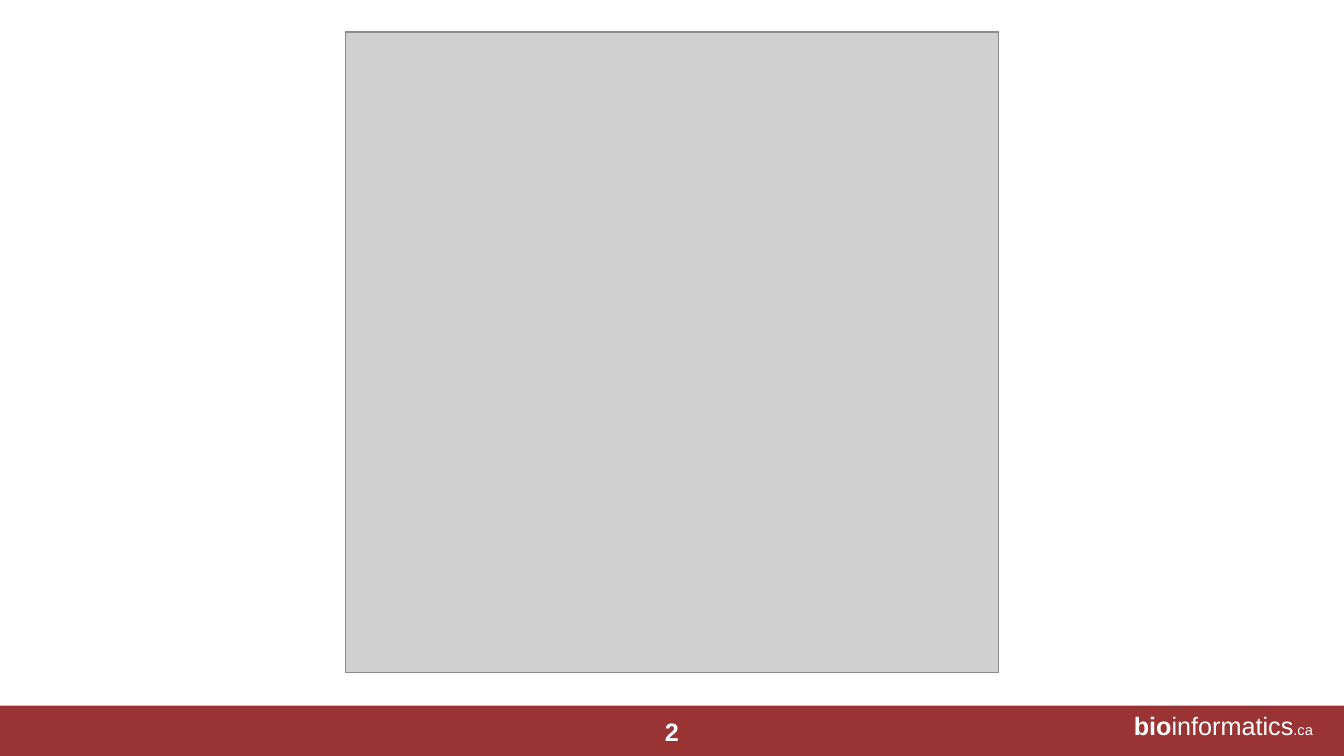
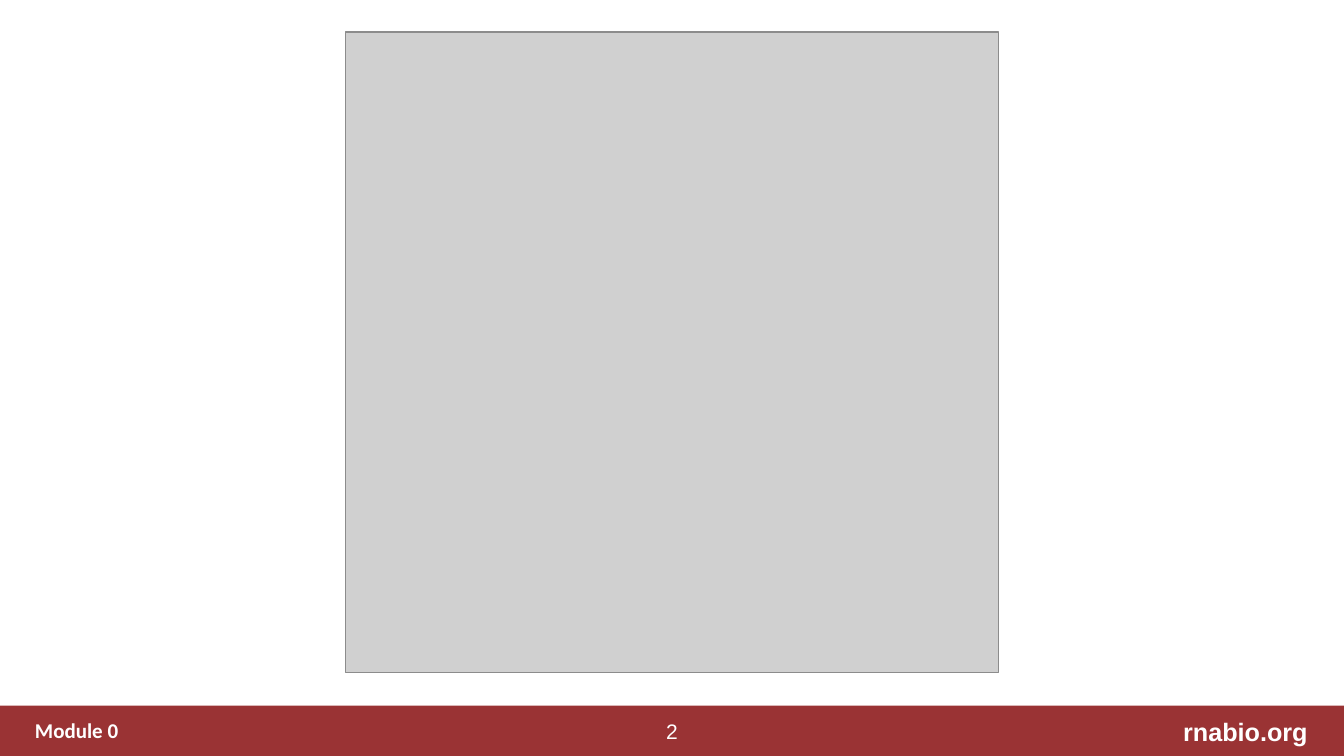
Before and after one commit to griffithlab/rnabio.org, a slide deck: slide 2 of assets/lectures/cbw/2023/full/RNASeq_Module1_IntrotoRNA.pptx. Drawn at 1344x756 pixels with LibreOffice and Linux fonts; fonts in the diff are those of the drawing; grey boxes stand for pictures. Boxes give left, top, right and bottom in pixels: in the first picture for what was removed or moved away, otherwise in the second. Text is boxed around its words. In the diff, an @@ line names an element or a change of style, - is before the commit and + after.

```diff
--- a/assets/lectures/cbw/2023/full/RNASeq_Module1_IntrotoRNA.pptx
+++ b/assets/lectures/cbw/2023/full/RNASeq_Module1_IntrotoRNA.pptx
@@ page number at (x1=666, y1=724, x2=678, y2=739): size 18 to 15 pt, bold off; vertical alignment top to middle @@
@@ text removed at (x1=1134, y1=716, x2=1312, y2=736) @@
-bioinformatics.ca
@@ text added at (x1=35, y1=723, x2=119, y2=738), 15 pt, text #FFFFFF, bold @@
+Module 0
@@ text added at (x1=1183, y1=722, x2=1307, y2=747), 18 pt, text #FFFFFF, bold @@
+rnabio.org
```
Also in this commit, not shown: 2 other slides changed, 20 slides added, 2 slides removed, 47 other files.
